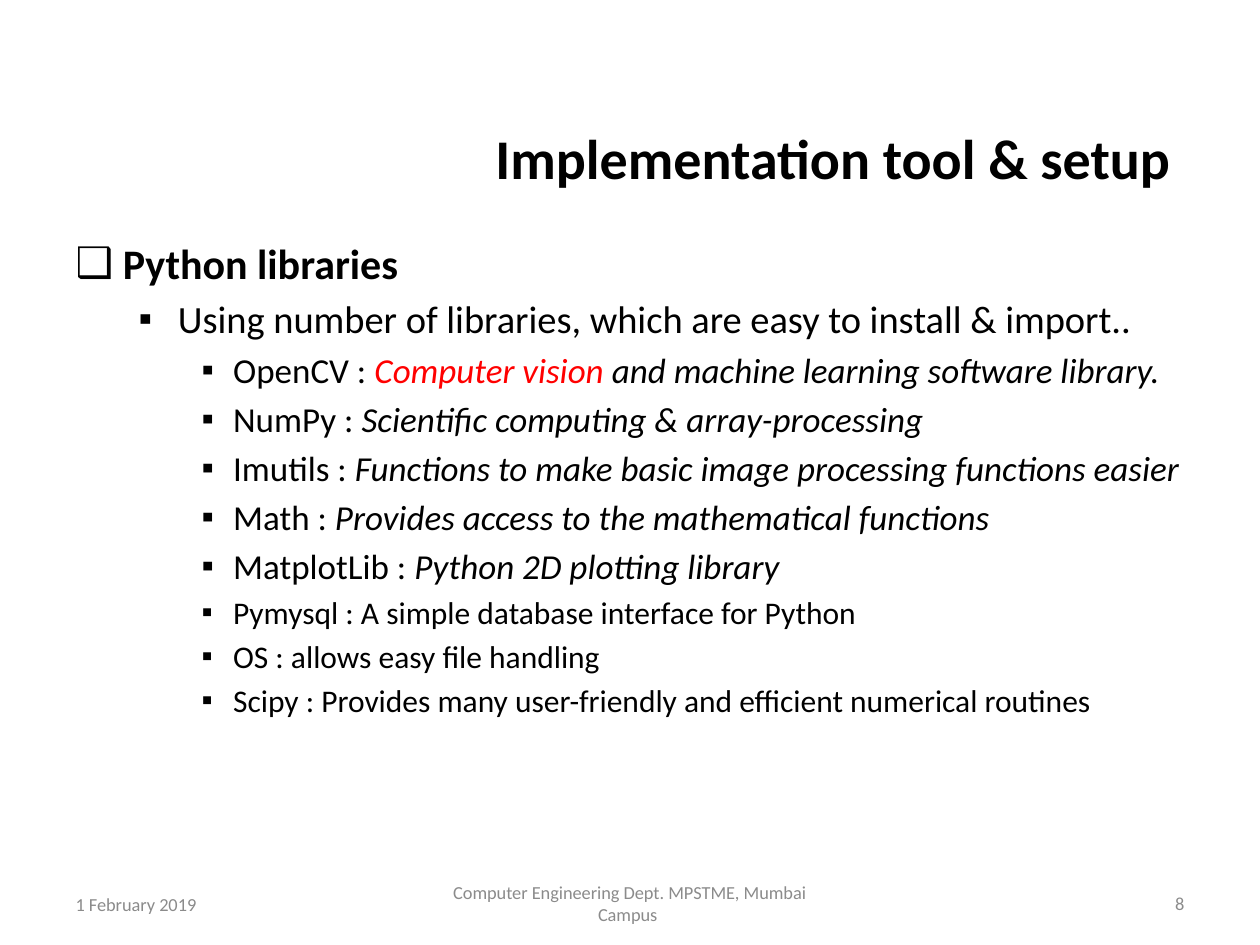
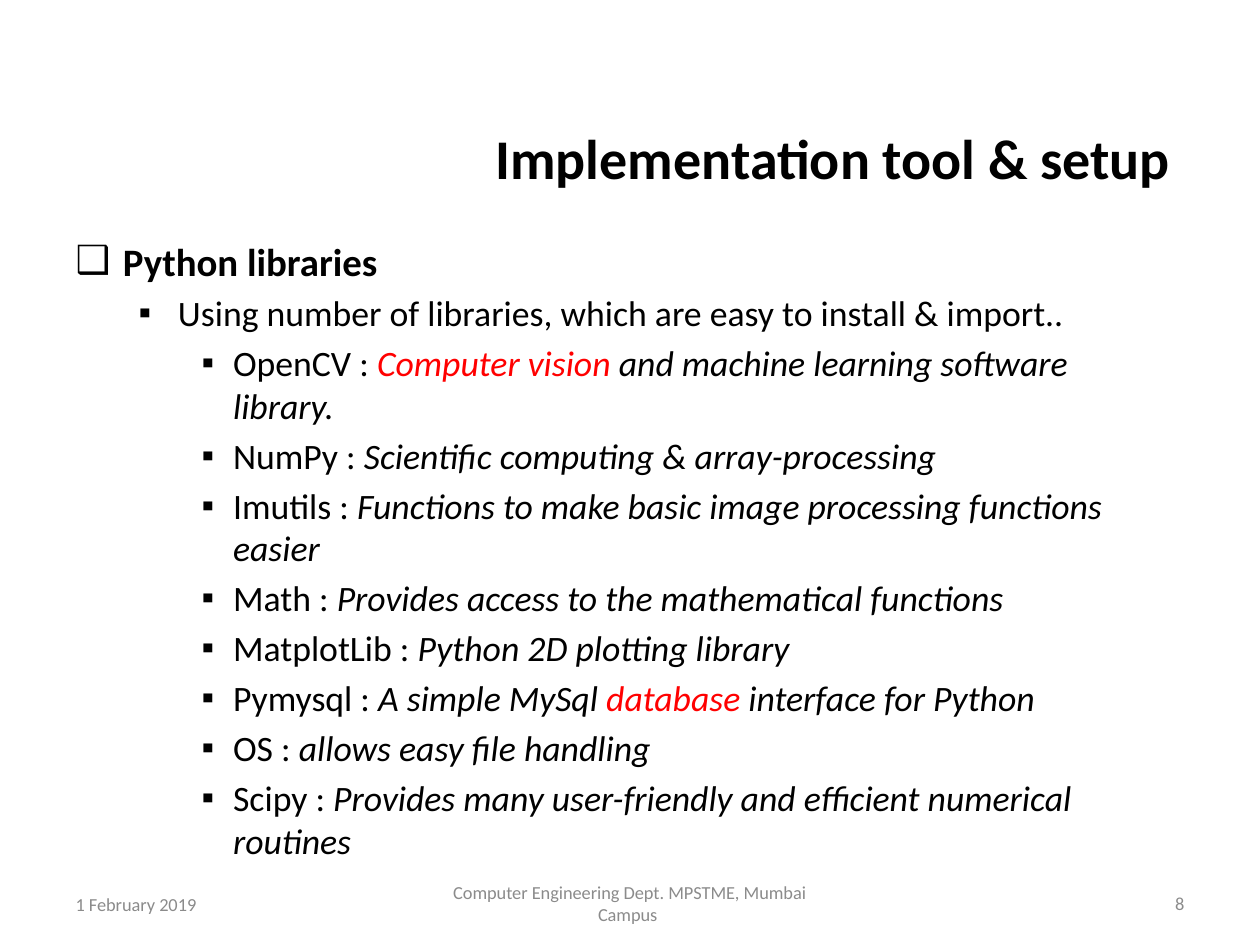
Before and after one commit to TeeeJaey/SignatureVerifier, a slide deck: slide 8 of PPT/B002_ProjectPPT.pptx. Drawn at 1260x945 pixels with LibreOffice and Linux fonts; fonts in the diff are those of the drawing; background and template pictures are left out. Boxes give left, top, right and bottom in pixels: in the first picture for what was removed or moved away, otherwise in the second. Text is boxed around its words. In the diff, an @@ line names an element or a change of style, - is before the commit and + after.

Commit message:
PPT

```diff
--- a/PPT/B002_ProjectPPT.pptx
+++ b/PPT/B002_ProjectPPT.pptx
@@ text at [123,248,1102,817]: size 24 to 22.2 pt in "Python libraries"; size 22 to 20.4 pt in "Using number of libraries, which are easy ..."; size 20 to 20.4 pt in "OpenCV : Computer vision and machine learning ...", "NumPy : Scientific computing & array-processing", "Imutils : Functions to make basic image ...", "Math : Provides access to the mathematical ..." and 1 more places; size 18 to 20.4 pt in "OS : allows easy file handling", "Scipy : Provides many user-friendly and efficient ..."; italic on in "allows easy file handling", "Provides many user-friendly and efficient numerical routines" @@
@@ text at [233,686,1035,717]: text changed; size 18 to 20.4 pt; italic on @@
-    ▪ Pymysql : A simple database interface for Python
+    ▪ Pymysql : A simple MySql database interface for Python
```
Also in this commit, not shown: 2 other slides changed, 3 other files.
